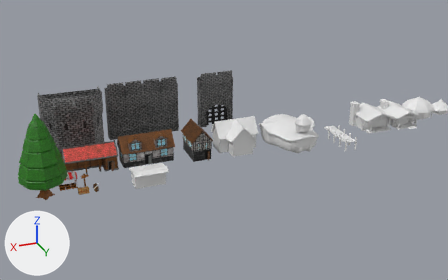
An edit to the Blender file Assets/Daniel World Assets/Med Barn.blend, drawn before and after from the same camera.
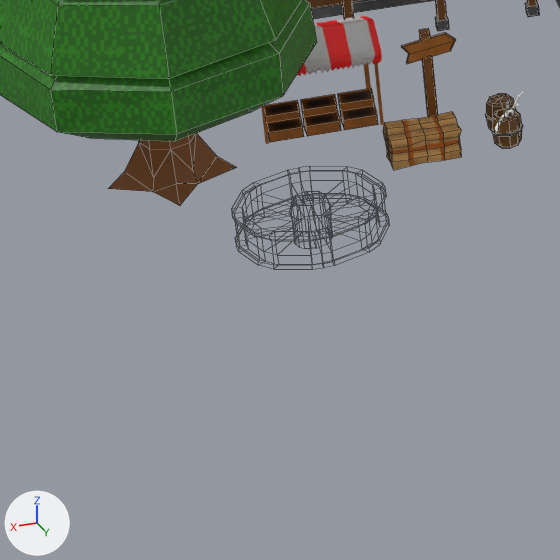
The first picture shows the older version from a 50 mm lens placed at (15.5, 92.7, 43.0), pointed at (-23.1, -7.2, -2.3). The close-ups show both versions on the part from 4% to 23% of the width and 60% to 91% of the height of that picture; other places that the commit changed are outside them. The axes (+X, +Y, +Z) are drawn at lower left. The lights are the same throughout. The close-ups show mesh edges as thin lines.

The older version as bpy lines, for what is in view:
```python
me_cube_024 = bpy.data.meshes.new('Cube.024')
me_cube_024.from_pydata(...)  # a box spanning x -0.11..0.11, y -0.11..0.11, z -0.04..2.47
me_cube_024.materials.append(mat_sign)  # picture img_signpost_png
me_cube_027 = bpy.data.meshes.new('Cube.027')
me_cube_027.from_pydata(...)  # 83 vertices, 71 faces; spans x -1.64..0.0, y 0.0..1.64, z -0.57..0.46
me_cube_027.polygons.foreach_set('use_smooth', [True] * 71)
me_cube_027.materials.append(mat_water_wheel)  # picture img_waterwheel
# before: 19 (-0.24, 0.25, 0.46), 20 (-0.25, 0.39, 0.17), 21 (-0.34, 0.3, 0.17)
me_cube_034 = bpy.data.meshes.new('Cube.034')
me_cube_034.from_pydata(...)  # 116 vertices, 111 faces; spans x -1.44..0.0, y -1.11..1.11, z -0.01..2.16
me_cube_034.materials.append(mat_stand)
ob_sign_post = bpy.data.objects.new('Sign post', me_cube_024)
ob_sign_post.location = (5.01, 7.88, 0.0)
ob_sign_post.rotation_euler = (0.0, 0.0, -1.616)  # degrees (0, 0, -93)
ob_stand = bpy.data.objects.new('Stand', me_cube_034)
ob_stand.location = (7.36, 6.26, 0.0)
_m = ob_stand.modifiers.new('Mirror', 'MIRROR')
_m.use_clip = True
ob_water_wheel = bpy.data.objects.new('Water Wheel', me_cube_027)
ob_water_wheel.location = (8.22, 11.14, 0.0)
_m = ob_water_wheel.modifiers.new('Mirror', 'MIRROR')
_m.use_axis = (True, True, False)
_m.use_clip = True
# also in view: 'Barn Pillars' at (3.9, 2.7, 1.2); 'Stand Basket' at (7.4, 7.0, 0.3); 'Sign' at (5.0, 8.0, 2.1); 'Barn' at (3.0, 1.0, 2.2); 'Hay bale' at (5.4, 9.1, 0.3)
```
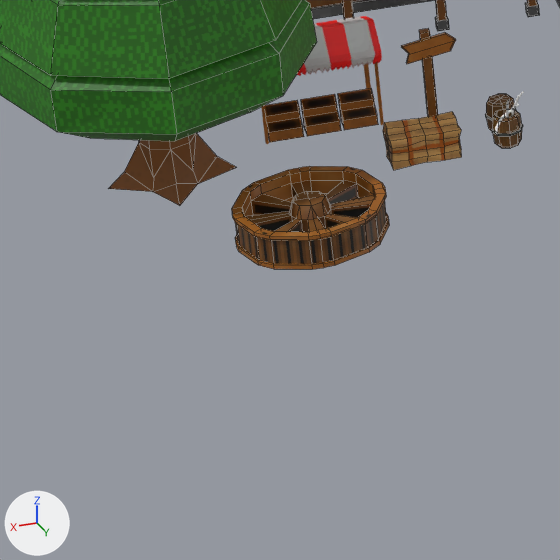
Boxes [x1, y1, x2, y2] around the edits, measured in the close-ups (560 x 560 px; the box of a moved part takes in the faces that stretch with it):
part 1 of me_cube_027, moved or reshaped (not visible before)
    after: [296, 203, 328, 220]
part 2 of me_cube_027, recoloured (brown)
    after: [232, 166, 389, 269]

The change, as a diff of the scene's bpy script:
```diff
--- a/Assets/Daniel World Assets/Med Barn.blend.py
+++ b/Assets/Daniel World Assets/Med Barn.blend.py
@@ img_waterwheel_png @@
+img_waterwheel_png = load_image('WaterWheel.png', 'Water Wheel/WaterWheel.png', 64, 64, 'sRGB')
@@ mat_water_wheel_001 @@
+mat_water_wheel_001 = principled_material('Water Wheel.001')
+mat_water_wheel_001.texture = img_waterwheel_png
@@ me_cube_027 @@
 me_cube_027.from_pydata(...)  # 83 vertices, 71 faces; spans x -1.64..0.0, y 0.0..1.64, z -0.57..0.46
 # used by ob_water_wheel; location = (8.22, 11.14, 0.0)
 # verts and faces of me_cube_027; kept vertices keep their numbers, new ones are numbered from 83
+# me_cube_027 part 1
+delete_faces([(19, 21, 20)])
+faces += [(19, 20, 21)]
+# me_cube_027 part 2: 71 faces spanning x -1.64..0.0, y 0.0..1.64, z -0.57..0.46 switch from mat_water_wheel (picture img_waterwheel) to mat_water_wheel_001 (picture img_waterwheel_png)
```
